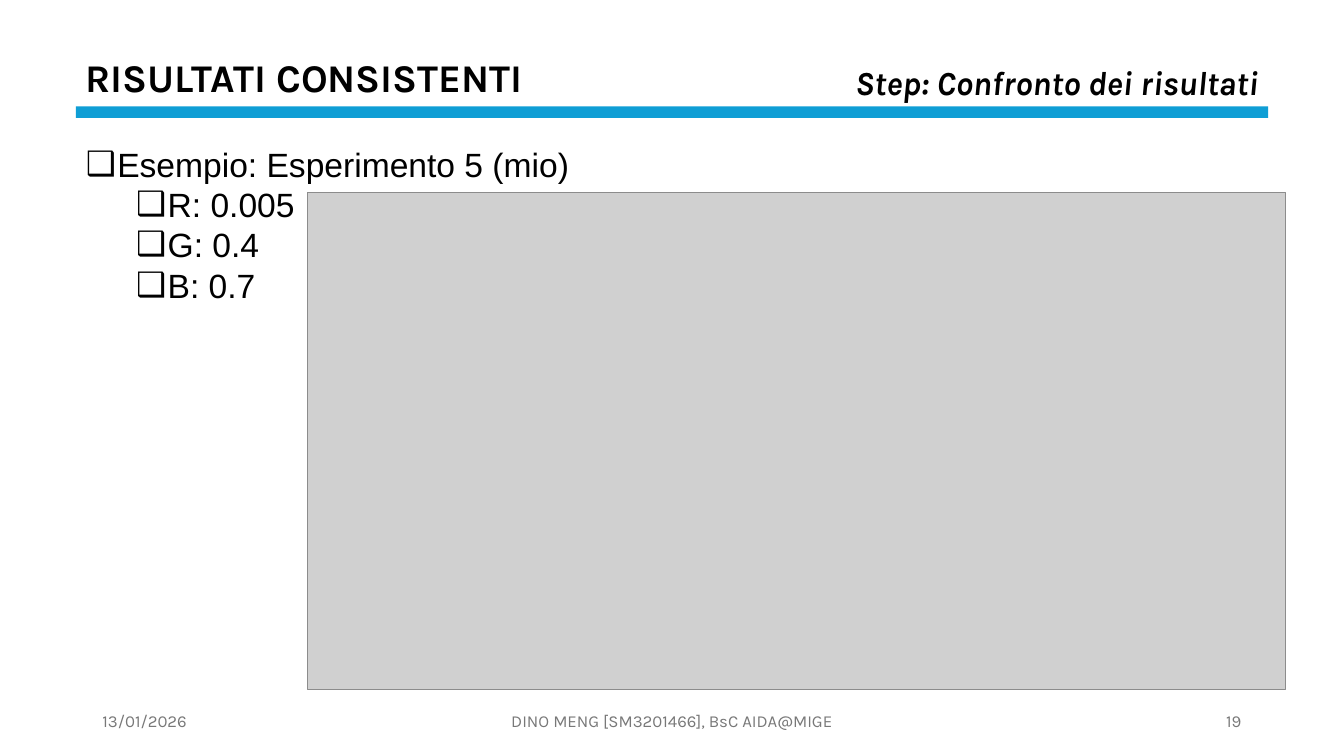
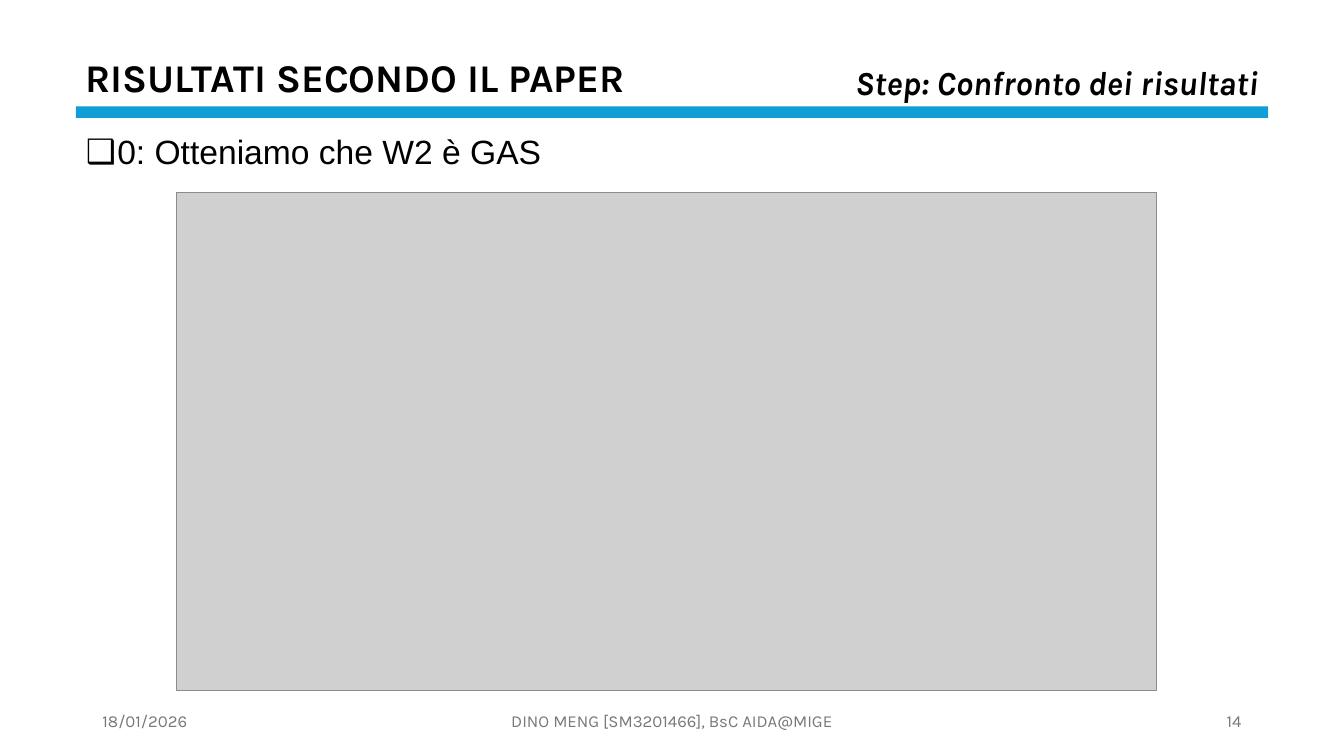
Before and after one commit to OdinMeng/AIDA-UNIVERSITY-NOTES-2025-2026, a slide deck: slide 14 of Complex Systems/project/PresentationPROJECTSM3201466.pptx (slide 19 before the commit). Drawn at 1344x756 pixels with LibreOffice and Linux fonts; fonts in the diff are those of the drawing; grey boxes stand for pictures. Boxes give left, top, right and bottom in pixels: in the first picture for what was removed or moved away, otherwise in the second. Text is boxed around its words. In the diff, an @@ line names an element or a change of style, - is before the commit and + after.

```diff
--- a/Complex Systems/project/PresentationPROJECTSM3201466.pptx
+++ b/Complex Systems/project/PresentationPROJECTSM3201466.pptx
@@ text at <box>86,66,625,93</box>: text changed @@
-RISULTATI CONSISTENTI
+RISULTATI SECONDO IL PAPER
@@ text added at <box>117,139,541,165</box>, 24 pt, text #000000 @@
+❑ 0: Otteniamo che W2 è GAS
@@ text removed at <box>117,152,569,299</box> @@
-❑ Esempio: Esperimento 5 (mio)
-  ❑ R: 0.005
-  ❑ G: 0.4
-  ❑ B: 0.7
@@ picture: place and size @@
-picture at <box>309,193,1287,690</box>
+picture at <box>176,193,1156,691</box>
@@ text at <box>102,715,187,728</box>: text changed @@
-13/01/2026
+18/01/2026
@@ page number at <box>1227,716,1242,727</box>: text changed @@
-19
+14
```
Also in this commit, not shown: 39 other slides changed, 2 slides added, 7 slides removed, 5 other files.
